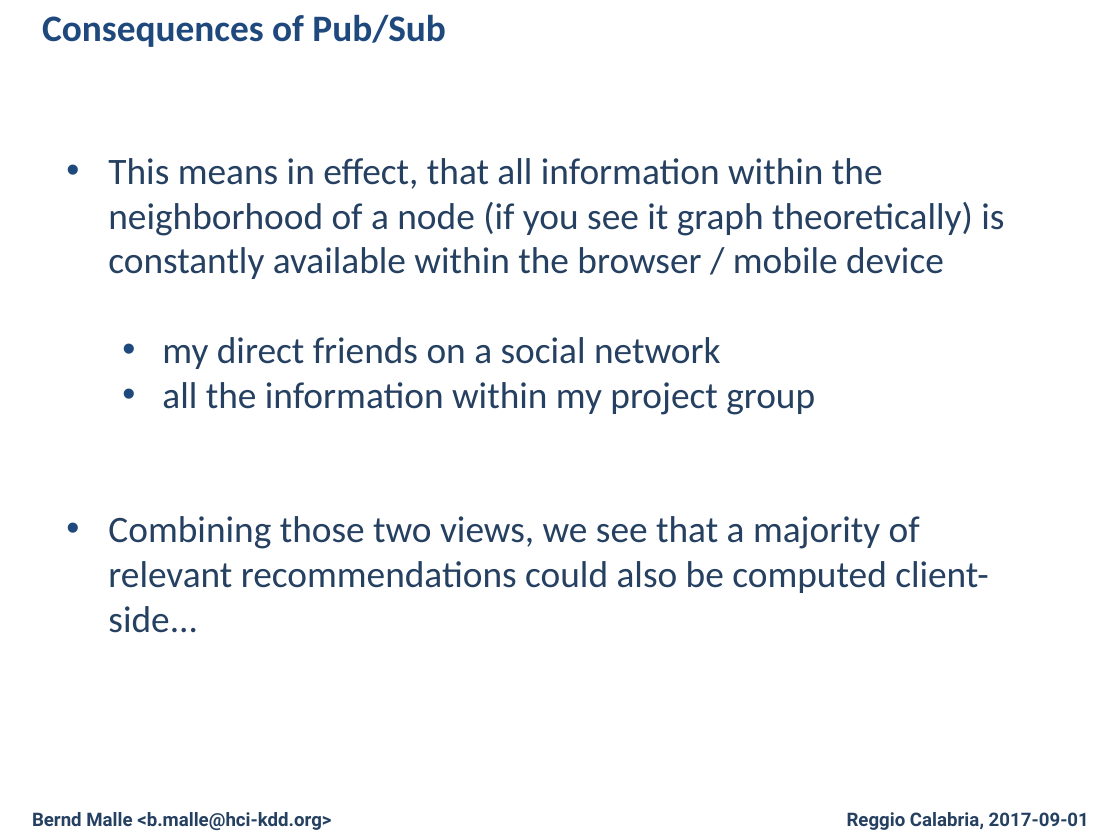
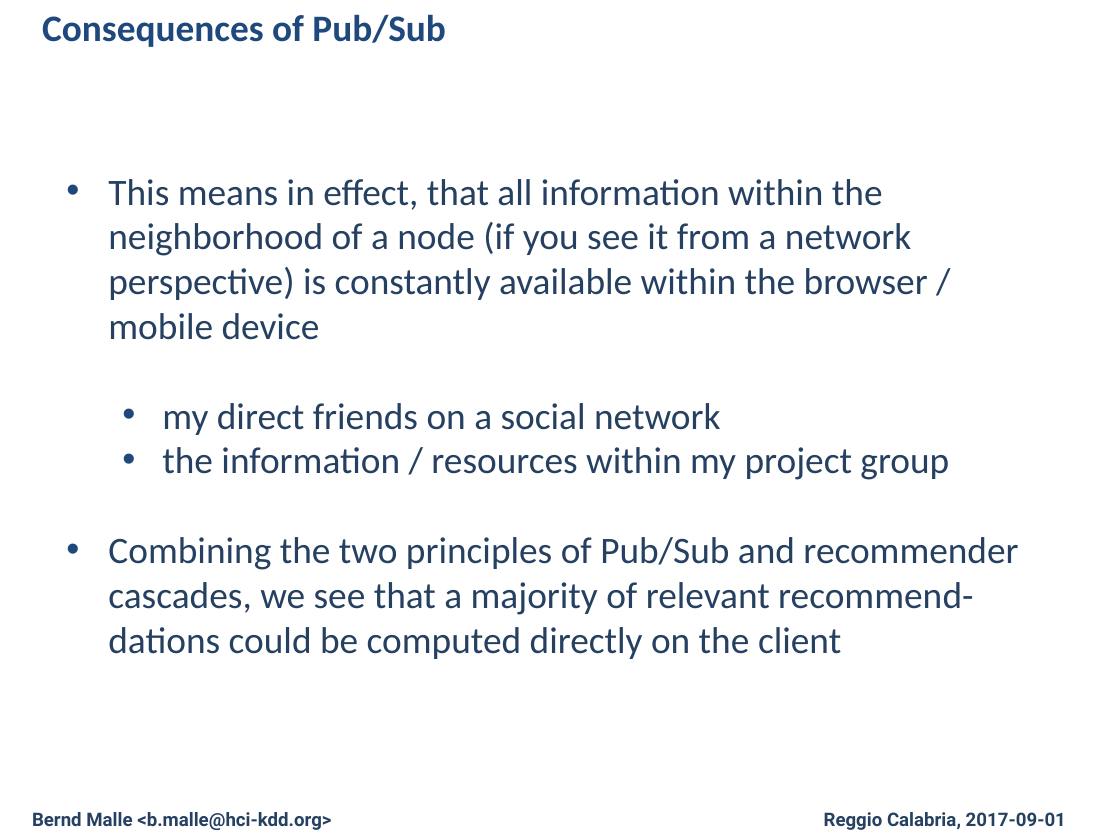
Before and after one commit to cassinius/phd-presentations, a slide deck: slide 9 of 2017/CD-MAKE_2017/Fed/Federated_Learning_Local_Sphere.pptx. Drawn at 1120x840 pixels with LibreOffice and Linux fonts; fonts in the diff are those of the drawing; background and template pictures are left out. Boxes give left, top, right and bottom in pixels: in the first picture for what was removed or moved away, otherwise in the second. Text is boxed around its words. In the diff, an @@ line names an element or a change of style, - is before the commit and + after.

```diff
--- a/2017/CD-MAKE_2017/Fed/Federated_Learning_Local_Sphere.pptx
+++ b/2017/CD-MAKE_2017/Fed/Federated_Learning_Local_Sphere.pptx
@@ text "This means in effect, that ...": place and size @@
-text "This means in effect, that ..." at box(108, 158, 1004, 633)
+text "This means in effect, that ..." at box(108, 179, 1018, 659)
@@ text at box(108, 179, 928, 340): text changed @@
-• This means in effect, that all information within the neighborhood of a node (if you see it graph theoretically) is constantly available within the browser / mobile device
+• This means in effect, that all information within the neighborhood of a node (if you see it from a network perspective) is constantly available within the browser / mobile device
@@ text at box(108, 447, 1018, 659): text changed @@
-  • all the information within my project group
-• Combining those two views, we see that a majority of relevant recommendations could also be computed client-side...
+  • the information / resources within my project group
+• Combining the two principles of Pub/Sub and recommender cascades, we see that a majority of relevant recommend-dations could be computed directly on the client
@@ text "Reggio Calabria, 2017-09-01": place and size @@
-text "Reggio Calabria, 2017-09-01" at box(847, 812, 1089, 830)
+text "Reggio Calabria, 2017-09-01" at box(824, 812, 1066, 830)
```
Also in this commit, not shown: 15 other slides changed, 1 other file.
